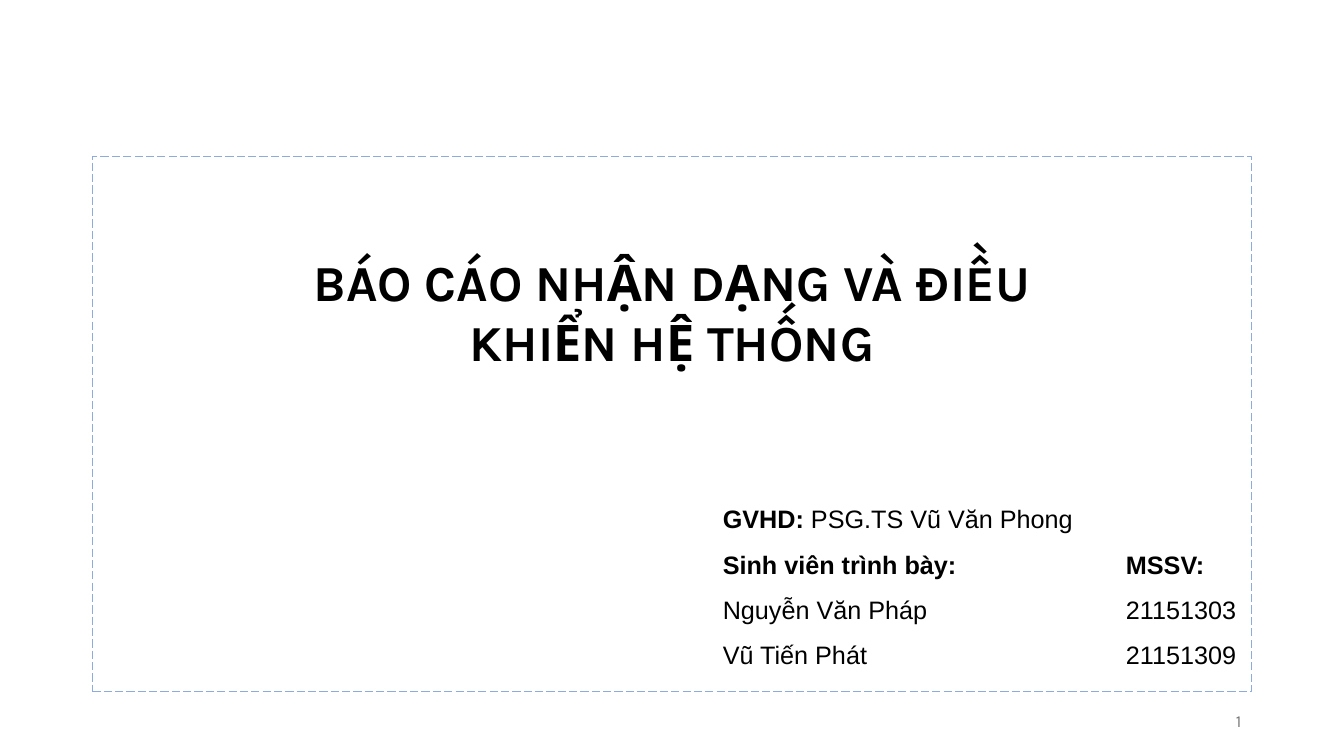
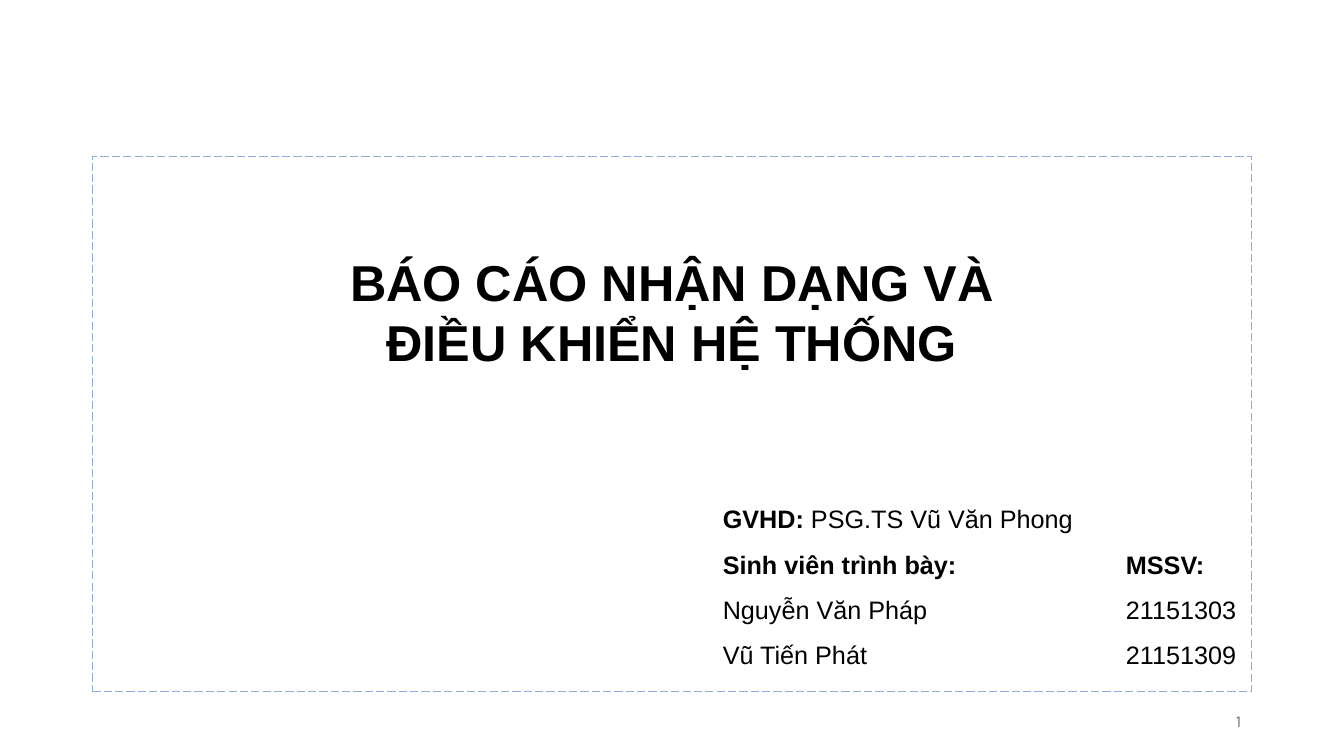
Before and after one commit to TIENPHAT2003/STM32, a slide deck: slide 1 of BaoCaoNhanDang.pptx. Drawn at 1344x756 pixels with LibreOffice and Linux fonts; fonts in the diff are those of the drawing; background and template pictures are left out. Boxes give left, top, right and bottom in pixels: in the first picture for what was removed or moved away, otherwise in the second. Text is boxed around its words. In the diff, an @@ line names an element or a change of style, - is before the commit and + after.

```diff
--- a/BaoCaoNhanDang.pptx
+++ b/BaoCaoNhanDang.pptx
@@ text "BÁO CÁO NHẬN DẠNG VÀ ..." at [350,260,994,370]: font Karla to Arial @@
```
Also in this commit, not shown: 2 other slides changed, 18 slides added, 1 other file.
